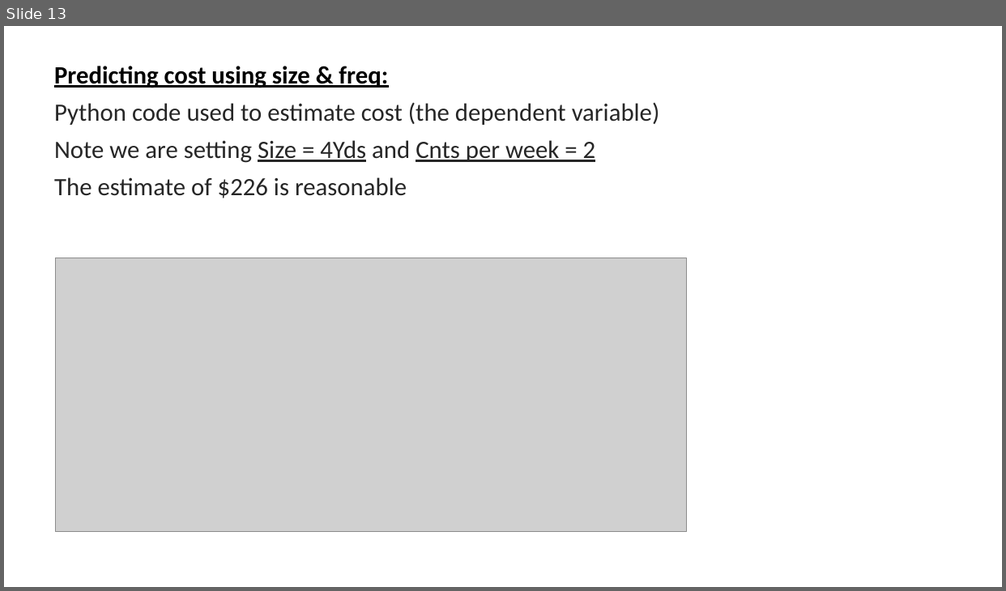
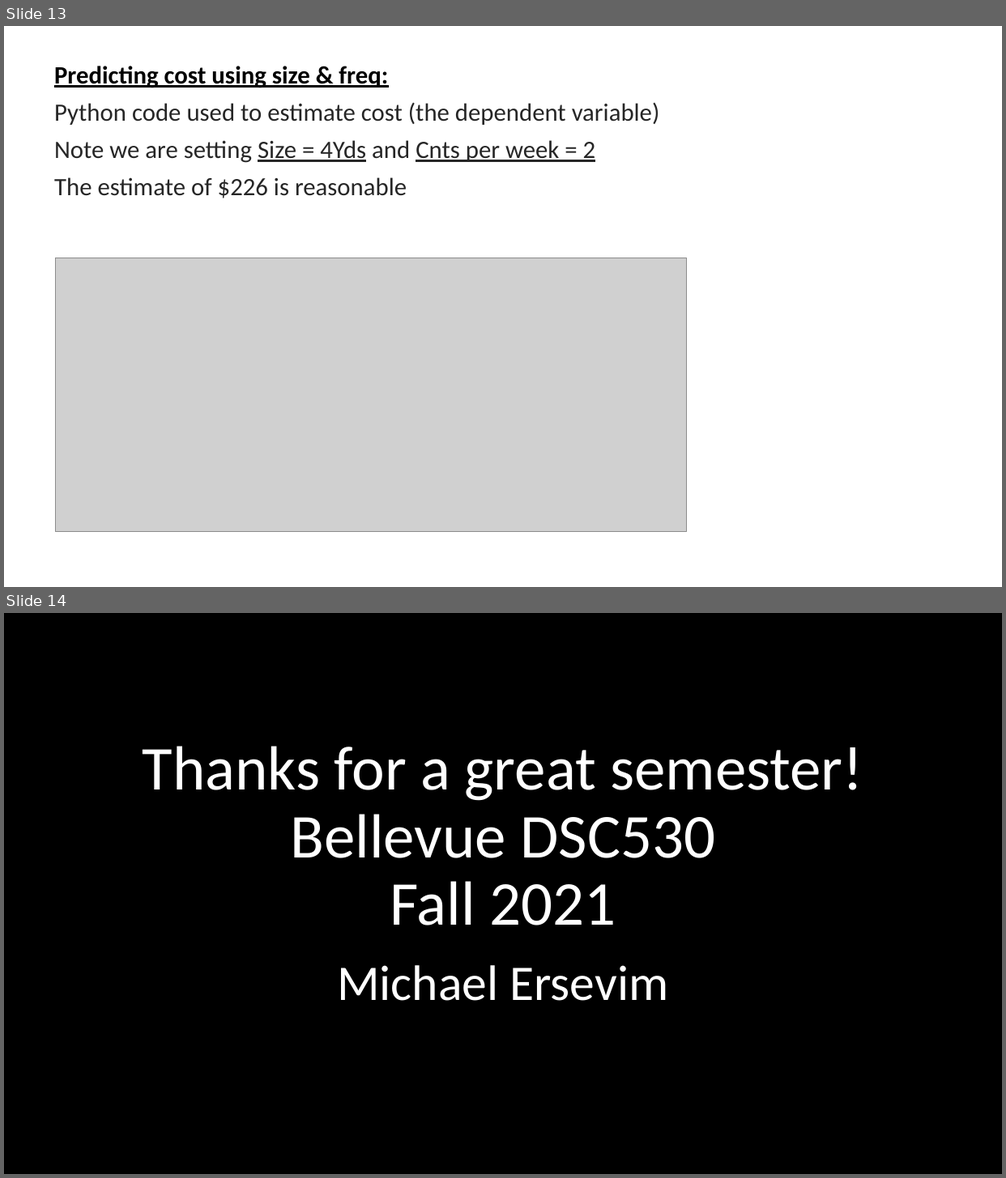
Before and after one commit to Actuweary/DSC530, a slide deck: DSC530 - Final Proj M_Ersevim.pptx. Shown one above the other, each under a label of ours: slide 13 before the commit, slides 13 and 14 after it. The pictures are 1006x591 and 1006x1178 pixels, drawn with LibreOffice and Linux fonts; fonts in the diff are those of the drawing; grey boxes stand for pictures; background and template pictures are left out. Boxes give left, top, right and bottom in pixels: in the first picture for what was removed or moved away, otherwise in the second. Text is boxed around its words. In the diff, an @@ line names an element or a change of style, - is before the commit and + after.

```diff
--- a/DSC530 - Final Proj M_Ersevim.pptx
+++ b/DSC530 - Final Proj M_Ersevim.pptx
@@ slide 14 added at <box>4,613,1002,1174</box>, background picture (left out) @@
@@ title added at <box>143,746,863,926</box>, 60 pt, text #FFFFFF @@
+Thanks for a great semester!
+Bellevue DSC530
+Fall 2021
@@ subtitle added at <box>337,965,668,1001</box>, 48 pt, text #FFFFFF @@
+Michael Ersevim
```
Also in this commit, not shown: 2 slides changed.
